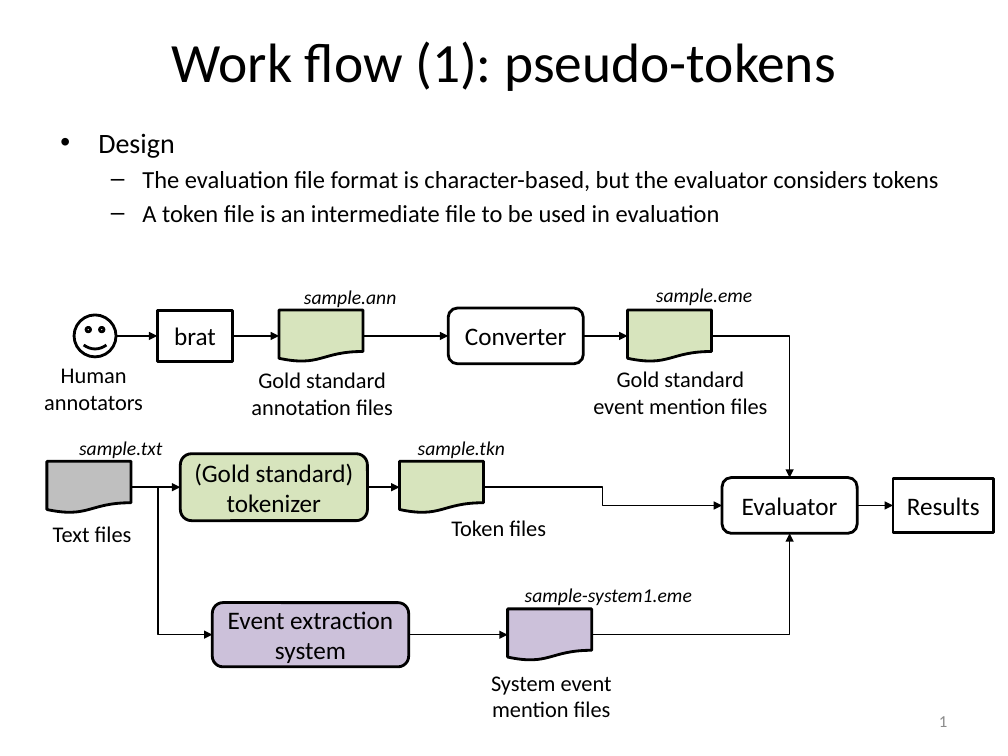
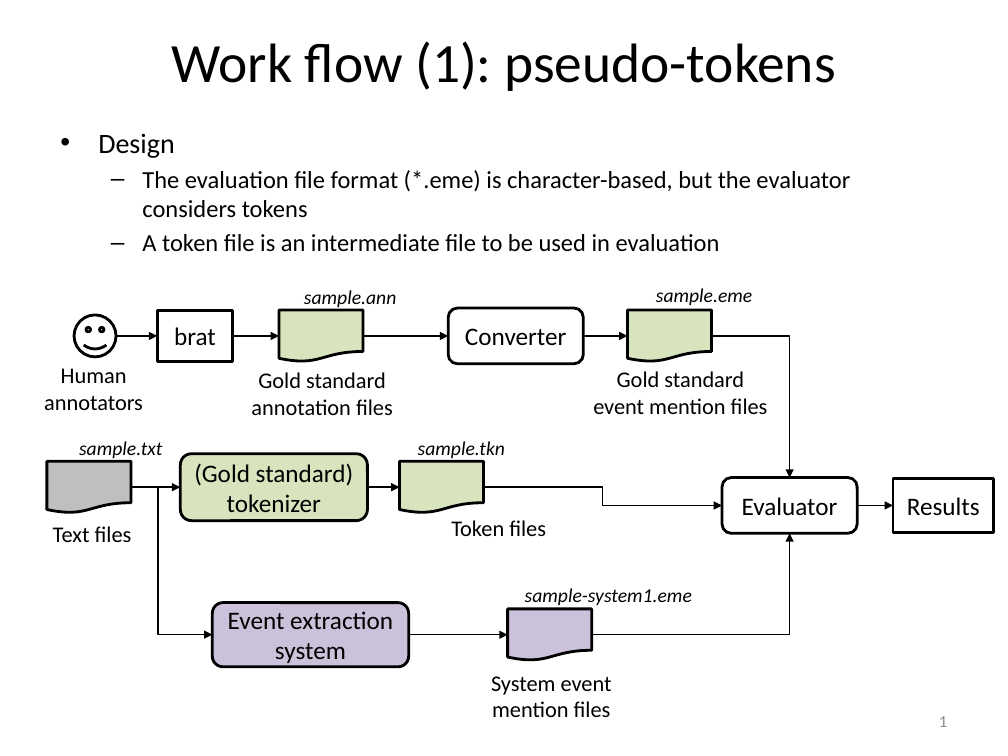
Before and after one commit to hunterhector/EvmEval, a slide deck: slide 1 of doc/evm-eval-work-flow.pptx. Drawn at 1008x756 pixels with LibreOffice and Linux fonts; fonts in the diff are those of the drawing. Boxes give left, top, right and bottom in pixels: in the first picture for what was removed or moved away, otherwise in the second. Text is boxed around its words. In the diff, an @@ line names an element or a change of style, - is before the commit and + after.

```diff
--- a/doc/evm-eval-work-flow.pptx
+++ b/doc/evm-eval-work-flow.pptx
@@ text at [142,170,850,217]: text changed @@
-  – The evaluation file format is character-based, but the evaluator considers tokens
+  – The evaluation file format (*.eme) is character-based, but the evaluator considers tokens
```
Also in this commit, not shown: 1 other slide changed.
